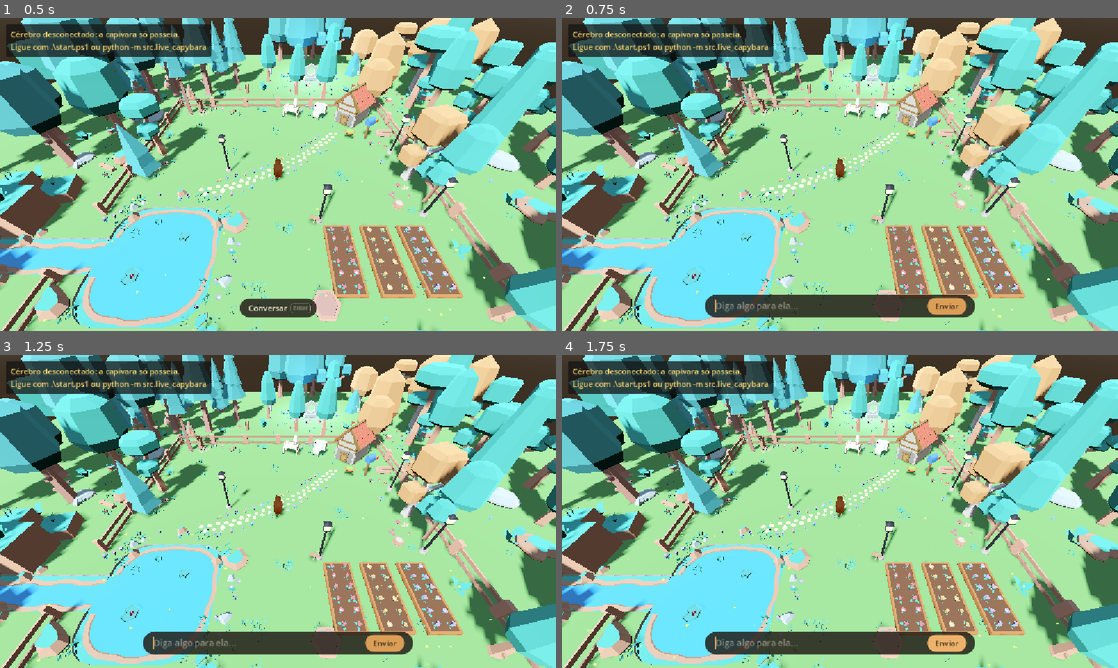
Above: before the commit, frames 1-4 (two rows, left to right).
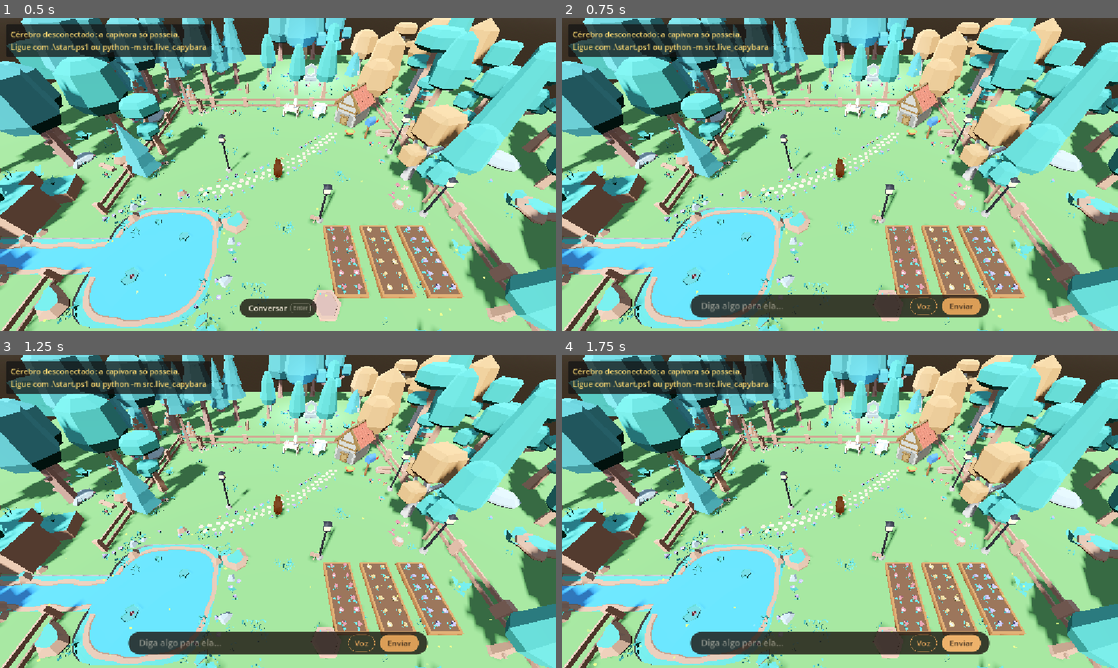
Above: after the commit, the same moments.

Repository: MatheusPatricioo/capivara-ia
Game: Godot game, scene res://scenes/world.tscn
Two runs of this game, one before a commit and one after it. Both use one fixed random seed, a clock stepped at 60 frames per second and the inputs below.
Inputs:
- Up to frame 1 (0.5 s): no input
- Up to frame 2 (0.75 s): click "Conversar" at 0.5 s
- Up to frame 3 (1.25 s): no input
- Up to frame 4 (1.75 s): click "Enviar" at 1.25 s

Frame 1 is identical in both runs. In frame 2, 0.9% of the frame differs, in the area x 23-77%, y 88-96%; in frame 3, 0.9%; in frame 4, 0.9%.

Commit message:
feat: let her voice come from her body in the world, with a Voz/Mudo switch
The world accepts messages up to 8 MiB (the default 64 KiB dropped the connection on her first spoken reply), plays her PCM voice from memory on an AudioStreamPlayer3D on her body, and sends the voice mode on every connection and switch.

Diff:
--- a/world/scenes/capybara.tscn
+++ b/world/scenes/capybara.tscn
@@ -9,6 +9,7 @@
 [ext_resource type="Script" path="res://scripts/capybara_emote.gd" id="7_capybara_emote"]
 [ext_resource type="Script" path="res://scripts/capybara_listening.gd" id="8_capybara_listening"]
 [ext_resource type="Script" path="res://scripts/capybara_speech_balloon.gd" id="9_capybara_speech_balloon"]
+[ext_resource type="Script" path="res://scripts/capybara_voice.gd" id="10_capybara_voice"]
 
 [sub_resource type="CapsuleShape3D" id="CapsuleShape3D_capybara"]
 radius = 0.4
@@ -63,6 +64,11 @@
 width = 400.0
 script = ExtResource("9_capybara_speech_balloon")
 
+[node name="Voice" type="AudioStreamPlayer3D" parent="."]
+position = Vector3(0, 0.6, 0)
+unit_size = 12.0
+script = ExtResource("10_capybara_voice")
+
 [node name="Body" type="Node3D" parent="."]
 script = ExtResource("3_capybara_body_animation")
 
--- a/world/scripts/brain/brain_connection.gd
+++ b/world/scripts/brain/brain_connection.gd
@@ -27,6 +27,11 @@
 ## Something she says, for the speech balloon. speech_id grows with every speech, so an
 ## older one that arrives late can be dropped.
 signal speech_received(speech_id: int, caption: String)
+## Her voice for the speech of the same speech_id: 16-bit mono PCM samples (little endian)
+## at sample_rate Hz. Only sent when the speech came with audio (her voice is on).
+signal voice_received(speech_id: int, pcm: PackedByteArray, sample_rate: int)
+## Her creator switched her voice: VOICE_MODE_MUTE or VOICE_MODE_CONVERSATION.
+signal voice_mode_changed(mode: StringName)
 ## Her creator sent her a message, so the world can show she is thinking about it.
 signal creator_message_sent(text: String)
 signal connection_changed(is_connected: bool)
@@ -36,6 +41,18 @@
 const URL_ENVIRONMENT_VARIABLE: String = "CAPYBARA_BRAIN_URL"
 ## Seconds between two connection attempts while the brain is offline.
 const RECONNECT_DELAY_SECONDS: float = 3.0
+## Largest message the world accepts. The default (64 KiB) is too small for her voice:
+## a few seconds of speech in base64 already pass it. Same limit as the brain (MAX_AUDIO_BYTES).
+const INBOUND_BUFFER_BYTES: int = 8 * 1024 * 1024
+
+## Only captions, no voice.
+const VOICE_MODE_MUTE: StringName = &"mute"
+## She says her replies to her creator out loud.
+const VOICE_MODE_CONVERSATION: StringName = &"conversation"
+
+## The voice mode her creator chose. Sent to the brain on every connection, so a
+## restarted brain learns it again.
+var voice_mode: StringName = VOICE_MODE_CONVERSATION
 
 var _socket: WebSocketPeer = WebSocketPeer.new()
 var _url: String = DEFAULT_URL
@@ -67,6 +84,7 @@
 func _connect_to_brain() -> void:
 	_seconds_until_reconnect = RECONNECT_DELAY_SECONDS
 	_socket = WebSocketPeer.new()
+	_socket.inbound_buffer_size = INBOUND_BUFFER_BYTES
 	var error: Error = _socket.connect_to_url(_url)
 	if error != OK:
 		push_warning("Could not start a connection to the brain at %s (error %d)" % [_url, error])
@@ -107,6 +125,21 @@
 	_socket.send_text(JSON.stringify({"type": "creator_said", "text": text}))
 	creator_message_sent.emit(text)
 	return true
+
+
+## Switches her voice. Kept even while the brain is offline: it is sent when it connects.
+func set_voice_mode(mode: StringName) -> void:
+	if mode == voice_mode:
+		return
+	voice_mode = mode
+	voice_mode_changed.emit(mode)
+	_send_voice_mode()
+
+
+func _send_voice_mode() -> void:
+	if not _is_connected:
+		return
+	_socket.send_text(JSON.stringify({"type": "voice_mode", "mode": String(voice_mode)}))
 
 
 func _read_messages() -> void:
@@ -145,14 +178,32 @@
 		"listening":
 			listening_requested.emit(float(message.get("seconds", 0.0)))
 		"speech":
-			speech_received.emit(int(message.get("speech_id", 0)), str(message.get("caption", "")))
+			_handle_speech(message)
 		_:
 			push_warning("Unknown message type from the brain: %s" % message.get("type"))
 
 
+## The caption goes to the balloon and, when it came with audio, her voice to her body.
+func _handle_speech(message: Dictionary) -> void:
+	var speech_id: int = int(message.get("speech_id", 0))
+	speech_received.emit(speech_id, str(message.get("caption", "")))
+	var audio_field: Variant = message.get("audio")
+	if not audio_field is Dictionary:
+		return
+	var audio: Dictionary = audio_field
+	var pcm: PackedByteArray = Marshalls.base64_to_raw(str(audio.get("pcm16_base64", "")))
+	var sample_rate: int = int(audio.get("sample_rate", 0))
+	if pcm.is_empty() or sample_rate <= 0:
+		push_warning("The brain sent a speech with audio that cannot be played")
+		return
+	voice_received.emit(speech_id, pcm, sample_rate)
+
+
 func _set_connected(is_connected: bool) -> void:
 	if is_connected == _is_connected:
 		return
 	_is_connected = is_connected
 	print("Brain %s (%s)" % ["connected" if is_connected else "disconnected", _url])
+	if is_connected:
+		_send_voice_mode()
 	connection_changed.emit(is_connected)
--- /dev/null
+++ b/world/scripts/capybara_voice.gd
@@ -0,0 +1,46 @@
+class_name CapybaraVoice
+extends AudioStreamPlayer3D
+
+## Her voice, coming from her body: the 3D player sits on her, so the sound follows where
+## she is. The audio arrives as raw PCM and is played from memory, without a file. A newer
+## speech interrupts the one still playing; an older one that arrives late is dropped.
+
+const NO_SPEECH_YET: int = 0
+
+var _played_speech_id: int = NO_SPEECH_YET
+
+
+func _ready() -> void:
+	Brain.voice_received.connect(_on_voice_received)
+	Brain.voice_mode_changed.connect(_on_voice_mode_changed)
+	Brain.connection_changed.connect(_on_connection_changed)
+
+
+func _on_voice_received(speech_id: int, pcm: PackedByteArray, sample_rate: int) -> void:
+	if speech_id <= _played_speech_id or Brain.voice_mode == Brain.VOICE_MODE_MUTE:
+		return
+	_played_speech_id = speech_id
+	stream = _wav_from(pcm, sample_rate)
+	play()
+
+
+## AudioStreamWAV plays raw samples: 16-bit, mono, at the rate the voice was made with.
+func _wav_from(pcm: PackedByteArray, sample_rate: int) -> AudioStreamWAV:
+	var wav: AudioStreamWAV = AudioStreamWAV.new()
+	wav.format = AudioStreamWAV.FORMAT_16_BITS
+	wav.stereo = false
+	wav.mix_rate = sample_rate
+	wav.data = pcm
+	return wav
+
+
+## Muting her also silences the reply she is saying right now.
+func _on_voice_mode_changed(mode: StringName) -> void:
+	if mode == Brain.VOICE_MODE_MUTE:
+		stop()
+
+
+## A restarted brain counts its speeches from 1 again.
+func _on_connection_changed(brain_is_connected: bool) -> void:
+	if brain_is_connected:
+		_played_speech_id = NO_SPEECH_YET
--- a/world/scripts/chat/creator_chat_box.gd
+++ b/world/scripts/chat/creator_chat_box.gd
@@ -4,10 +4,11 @@
 ## Where her creator talks with her, at the bottom of the screen. Closed, it is a small
 ## "Conversar" button (Enter also opens it). Open, a dark rounded bar with the text field
 ## and a send button; Esc closes it. It stays open after sending, so the conversation
-## flows, and her replies appear in the balloon above her.
+## flows, and her replies appear in the balloon above her. The Voz/Mudo pill in the bar
+## switches whether she also says them out loud.
 
 const LAYER: int = 5
-const BAR_WIDTH: float = 560.0
+const BAR_WIDTH: float = 620.0
 const BOTTOM_MARGIN: float = 28.0
 const FONT_SIZE: int = 18
 const KEYCAP_FONT_SIZE: int = 12
@@ -118,6 +119,7 @@
 	_message_field.add_theme_font_size_override("font_size", FONT_SIZE)
 	_message_field.text_submitted.connect(func(_text: String) -> void: _send())
 	row.add_child(_message_field)
+	row.add_child(_build_voice_toggle())
 
 	var send_button: Button = Button.new()
 	send_button.text = SEND_BUTTON_TEXT
@@ -131,6 +133,27 @@
 	send_button.pressed.connect(_send)
 	row.add_child(send_button)
 	return bar
+
+
+## Outlined in the accent color while her voice is on, faded while she is muted.
+func _build_voice_toggle() -> VoiceModeToggle:
+	var toggle: VoiceModeToggle = VoiceModeToggle.new()
+	var voice_on_style: StyleBoxFlat = _rounded(Color(0, 0, 0, 0), 18.0, Vector2(14.0, 6.0))
+	voice_on_style.border_color = ACCENT_COLOR
+	voice_on_style.set_border_width_all(1)
+	var muted_style: StyleBoxFlat = _rounded(Color(0, 0, 0, 0), 18.0, Vector2(14.0, 6.0))
+	muted_style.border_color = MUTED_TEXT_COLOR
+	muted_style.set_border_width_all(1)
+	toggle.add_theme_stylebox_override("normal", muted_style)
+	toggle.add_theme_stylebox_override("hover", muted_style)
+	toggle.add_theme_stylebox_override("pressed", voice_on_style)
+	toggle.add_theme_stylebox_override("hover_pressed", voice_on_style)
+	toggle.add_theme_color_override("font_color", MUTED_TEXT_COLOR)
+	toggle.add_theme_color_override("font_hover_color", TEXT_COLOR)
+	toggle.add_theme_color_override("font_pressed_color", ACCENT_COLOR)
+	toggle.add_theme_color_override("font_hover_pressed_color", ACCENT_HOVER_COLOR)
+	toggle.add_theme_font_size_override("font_size", FONT_SIZE - 2)
+	return toggle
 
 
 ## A small pill with the label and the key that also opens it, drawn as a keycap.
--- /dev/null
+++ b/world/scripts/chat/voice_mode_toggle.gd
@@ -0,0 +1,31 @@
+class_name VoiceModeToggle
+extends Button
+
+## A small pill in the chat bar that switches her voice between "Voz" (she says her
+## replies out loud) and "Mudo" (only the balloon). The choice lives in the Brain autoload,
+## which sends it to the brain; this button only shows it and changes it.
+
+const VOICE_TEXT: String = "Voz"
+const MUTE_TEXT: String = "Mudo"
+const VOICE_TOOLTIP: String = "Ela fala as respostas. Clique para deixar só o balão."
+const MUTE_TOOLTIP: String = "Só o balão, sem voz. Clique para ela falar."
+
+
+func _ready() -> void:
+	toggle_mode = true
+	focus_mode = Control.FOCUS_NONE
+	toggled.connect(_on_toggled)
+	Brain.voice_mode_changed.connect(_show_mode)
+	_show_mode(Brain.voice_mode)
+
+
+## Pressed means her voice is on.
+func _on_toggled(voice_is_on: bool) -> void:
+	Brain.set_voice_mode(Brain.VOICE_MODE_CONVERSATION if voice_is_on else Brain.VOICE_MODE_MUTE)
+
+
+func _show_mode(mode: StringName) -> void:
+	var voice_is_on: bool = mode == Brain.VOICE_MODE_CONVERSATION
+	set_pressed_no_signal(voice_is_on)
+	text = VOICE_TEXT if voice_is_on else MUTE_TEXT
+	tooltip_text = VOICE_TOOLTIP if voice_is_on else MUTE_TOOLTIP
Not shown, added: world/scripts/capybara_voice.gd.uid
Not shown, added: world/scripts/chat/voice_mode_toggle.gd.uid
